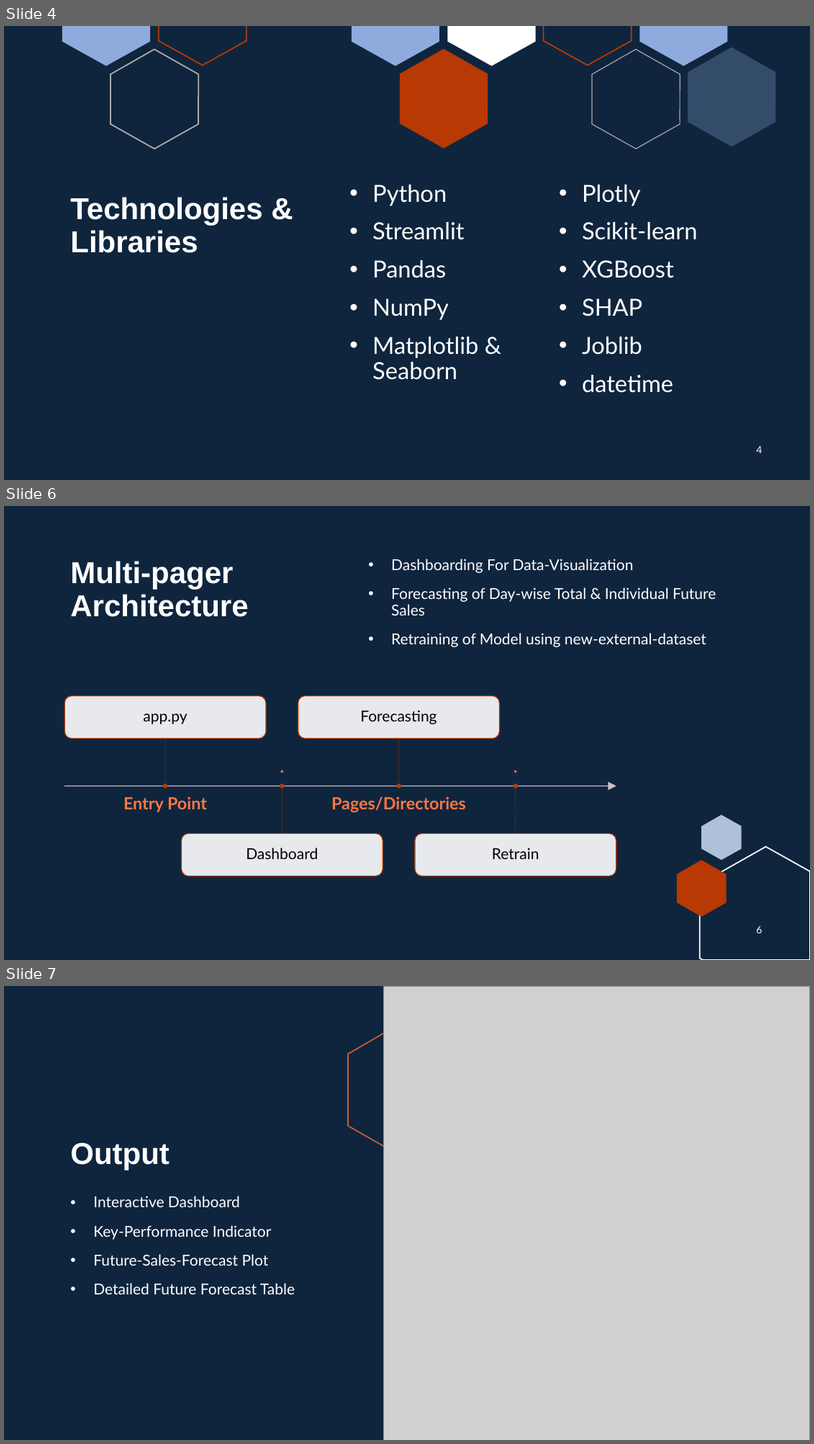
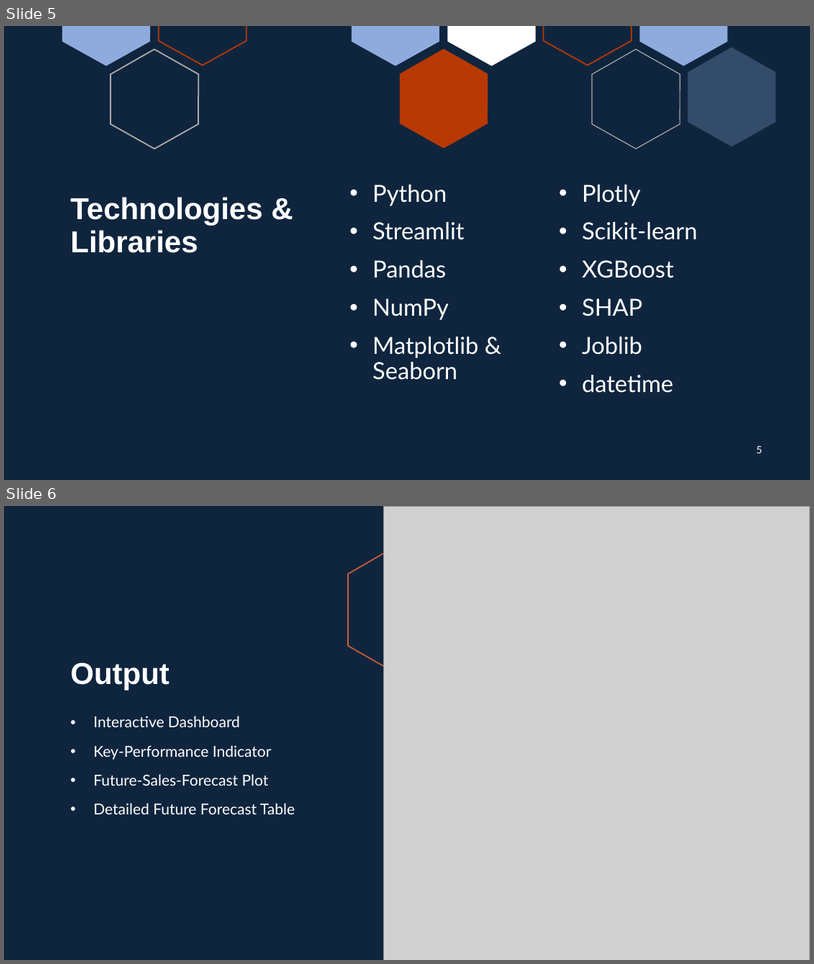
Before and after one commit to AlienMinus/Retail-Sales-Forecast, a slide deck: Docs/Retail Sales Forecasting.pptx. Shown one above the other, each under a label of ours: slides 4, 6 and 7 before the commit, slides 5 and 6 after it; the slides between them are not shown. The pictures are 814x1444 and 814x964 pixels, drawn with LibreOffice and Linux fonts; fonts in the diff are those of the drawing; grey boxes stand for pictures. Boxes give left, top, right and bottom in pixels: in the first picture for what was removed or moved away, otherwise in the second. Text is boxed around its words. In the diff, an @@ line names an element or a change of style, - is before the commit and + after.

Commit message:
Changes to be committed: 	new file:   Docs/Retail Sales Analysis & Forecast.xmind 	modified:   Docs/Retail Sales Forecasting.pptx

```diff
--- a/Docs/Retail Sales Forecasting.pptx
+++ b/Docs/Retail Sales Forecasting.pptx
@@ slide 6 removed at (x1=4, y1=506, x2=810, y2=960), background #0F253E @@
@@ title removed at (x1=70, y1=561, x2=248, y2=617) @@
-Multi-pager Architecture
@@ text removed at (x1=391, y1=559, x2=716, y2=647) @@
-• Dashboarding For Data-Visualization
-• Forecasting of Day-wise Total & Individual Future Sales
-• Retraining of Model using new-external-dataset
@@ group removed at (x1=64, y1=696, x2=617, y2=875): 8 texts, 4 rounded rectangles, 4 lines, 4 ellipses, 1 arrow @@
-Entry Point
-app.py
-.
-Dashboard
-Pages/Directories
-Forecasting
-.
-Retrain
@@ freeform shape removed at (x1=702, y1=815, x2=742, y2=860) @@
@@ freeform shape removed at (x1=700, y1=847, x2=810, y2=960) @@
@@ freeform shape removed at (x1=677, y1=860, x2=727, y2=917) @@
@@ page number removed at (x1=756, y1=926, x2=762, y2=933) @@
-6
@@ what was slide 4 is now slide 5 @@
@@ page number at (x1=756, y1=446, x2=762, y2=453): text changed @@
-4
+5
@@ what was slide 7 is now slide 6 @@
```
Also in this commit, not shown: 3 slides changed, 2 slides added, 3 other slides removed, 1 other file.
